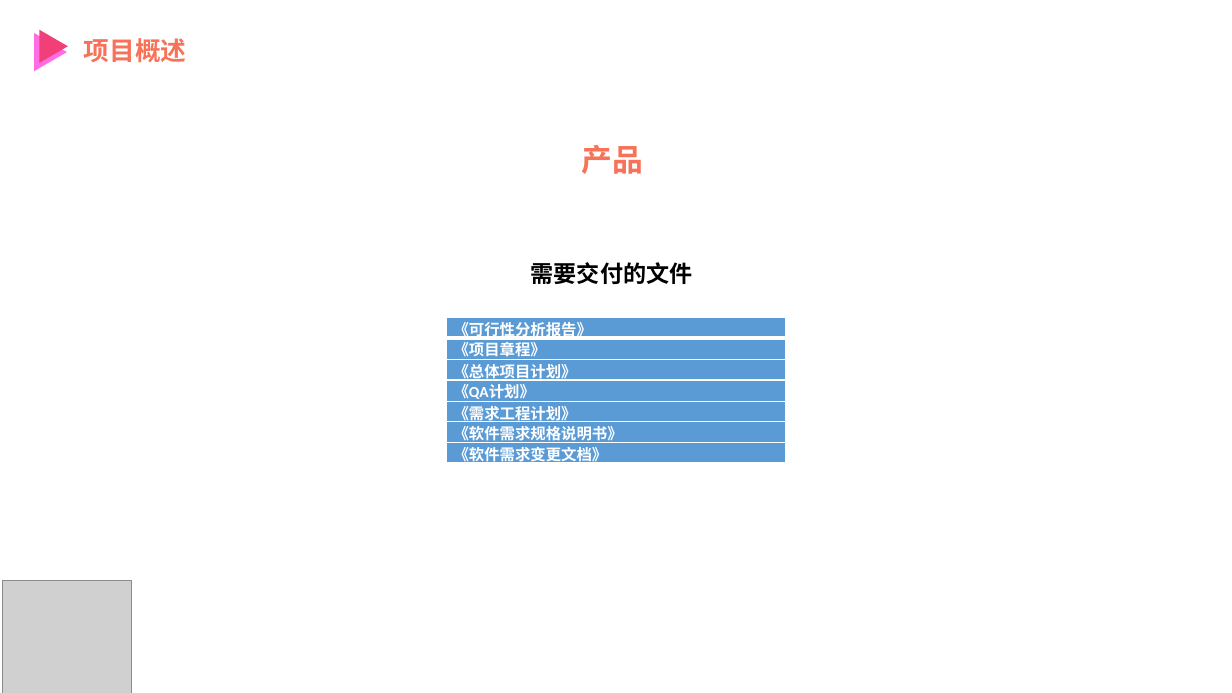
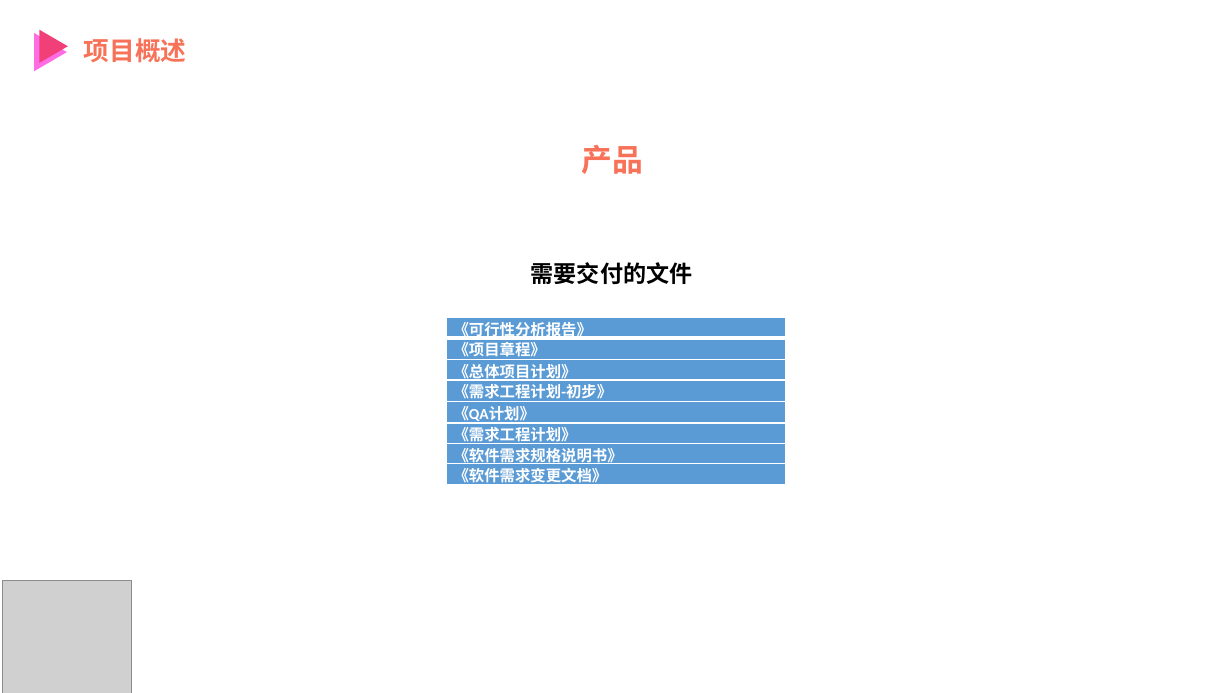
Before and after one commit to PRD2018-G12/Education-Assistant-System, a slide deck: slide 10 of 受控文档/计划/需求工程计划PPT.pptx. Drawn at 1232x693 pixels with LibreOffice and Linux fonts; fonts in the diff are those of the drawing; grey boxes stand for pictures. Boxes give left, top, right and bottom in pixels: in the first picture for what was removed or moved away, otherwise in the second. Text is boxed around its words. In the diff, an @@ line names an element or a change of style, - is before the commit and + after.

Commit message:
第九周更新
更新项目计划相关文档

```diff
--- a/受控文档/计划/需求工程计划PPT.pptx
+++ b/受控文档/计划/需求工程计划PPT.pptx
@@ table at (446, 318, 786, 490) @@
+row 4: 《需求工程计划-初步》
```
Also in this commit, not shown: 10 other slides changed, 1 slide removed, 4 other files.
